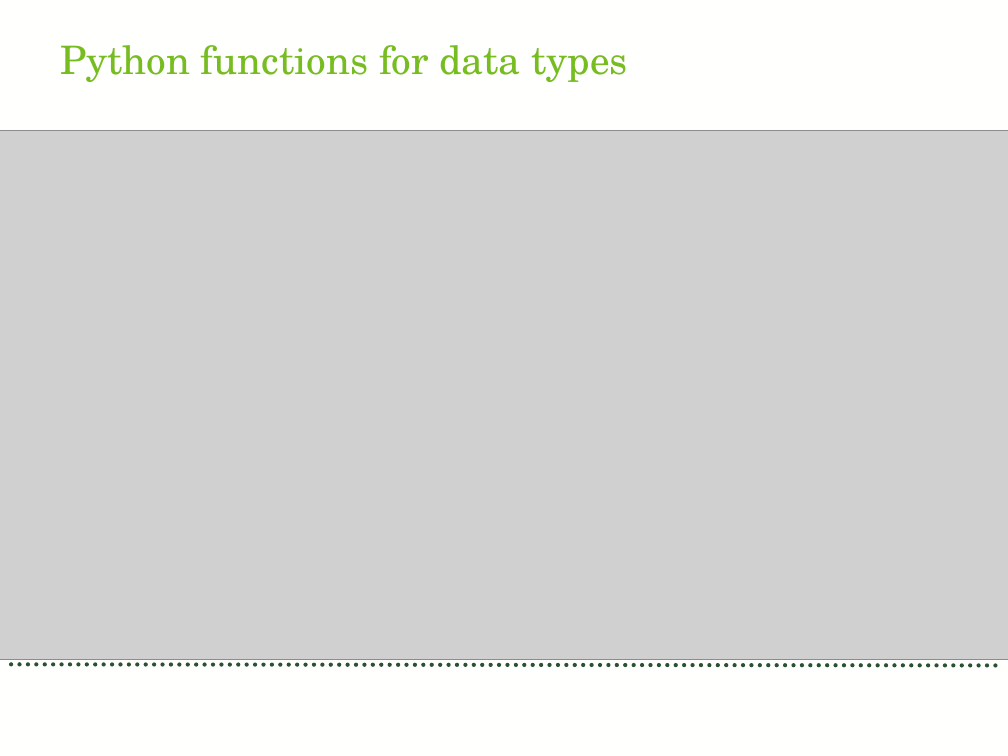
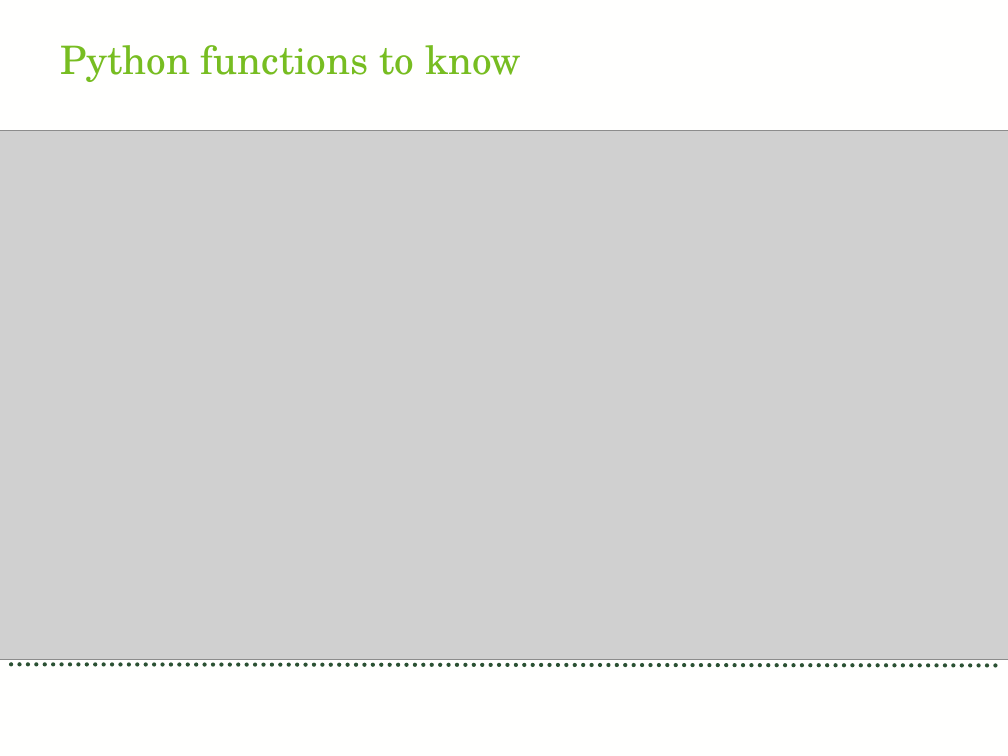
Before and after one commit to cpitcherark/lesson, a slide deck: slide 8 of lesson.pptx. Drawn at 1008x756 pixels with LibreOffice and Linux fonts; fonts in the diff are those of the drawing; grey boxes stand for pictures. Boxes give left, top, right and bottom in pixels: in the first picture for what was removed or moved away, otherwise in the second. Text is boxed around its words. In the diff, an @@ line names an element or a change of style, - is before the commit and + after.

```diff
--- a/lesson.pptx
+++ b/lesson.pptx
@@ title at [60,45,521,82]: text changed @@
-Python functions for data types
+Python functions to know
```
Also in this commit, not shown: 4 other slides changed, 1 slide added.
